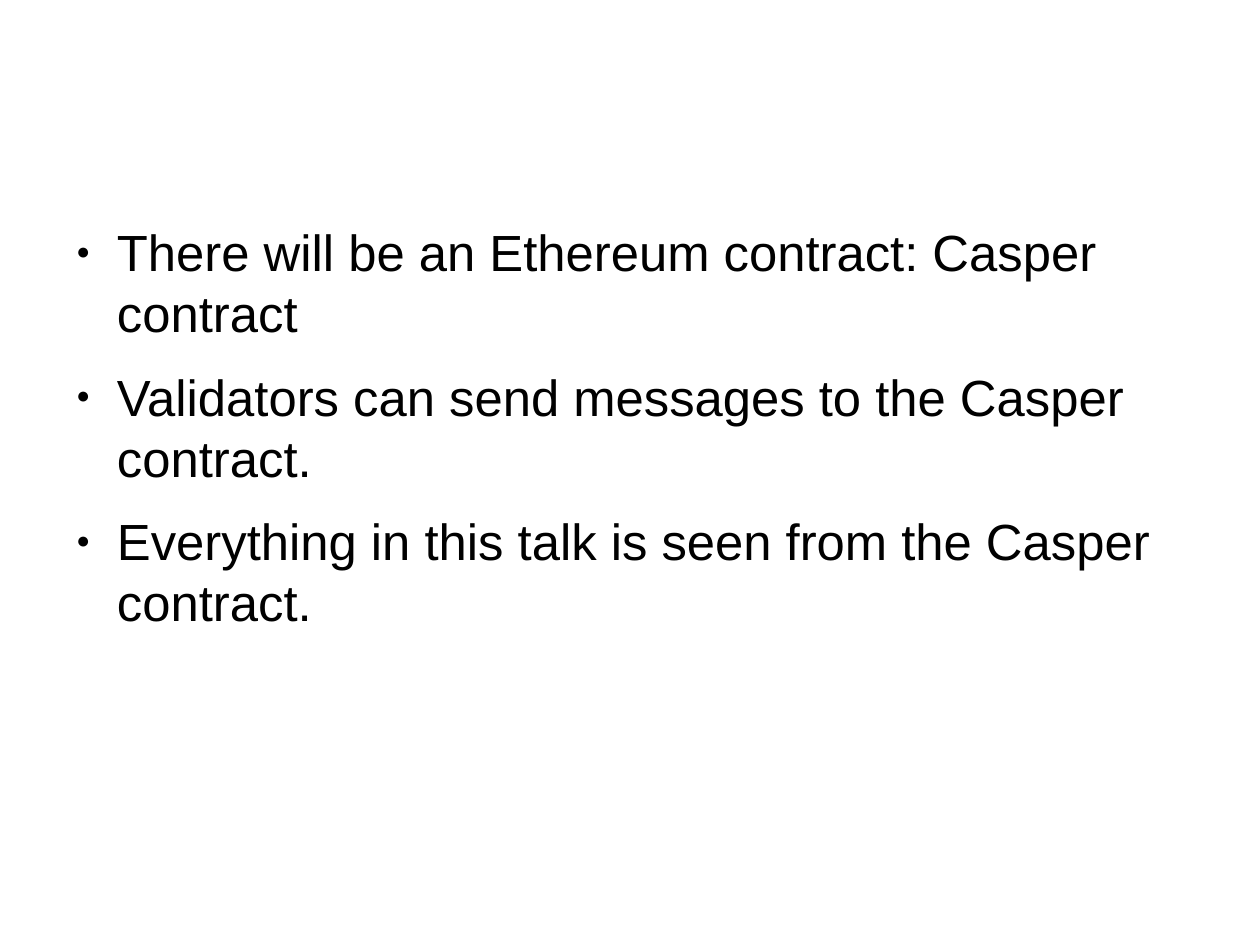
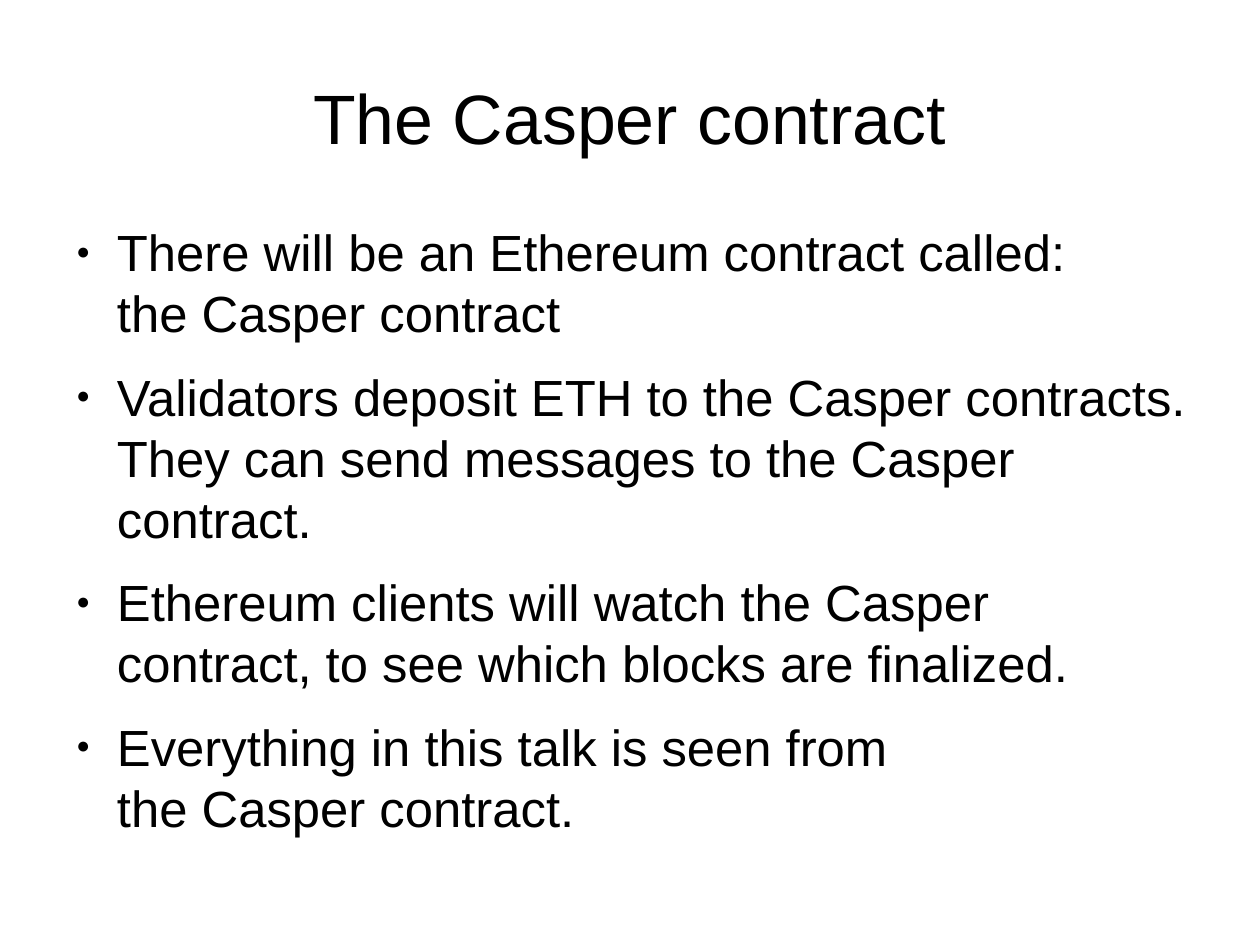
Before and after one commit to palmskog/pos, a slide deck: slide 2 of slide.odp. Drawn at 1260x945 pixels with LibreOffice and Linux fonts; fonts in the diff are those of the drawing. Boxes give left, top, right and bottom in pixels: in the first picture for what was removed or moved away, otherwise in the second. Text is boxed around its words. In the diff, an @@ line names an element or a change of style, - is before the commit and + after.

```diff
--- a/slide.odp
+++ b/slide.odp
@@ title added at [313,93,945,157], 44 pt, text #000000 @@
+The Casper contract
@@ text at [117,234,1185,689]: text changed @@
-● There will be an Ethereum contract: Casper contract
-● Validators can send messages to the Casper contract.
+● There will be an Ethereum contract called:
+  the Casper contract
+● Validators deposit ETH to the Casper contracts. They can send messages to the Casper contract.
+● Ethereum clients will watch the Casper contract, to see which blocks are finalized.
```
Also in this commit, not shown: 22 other slides changed, 3 slides added, 6 slides removed.
